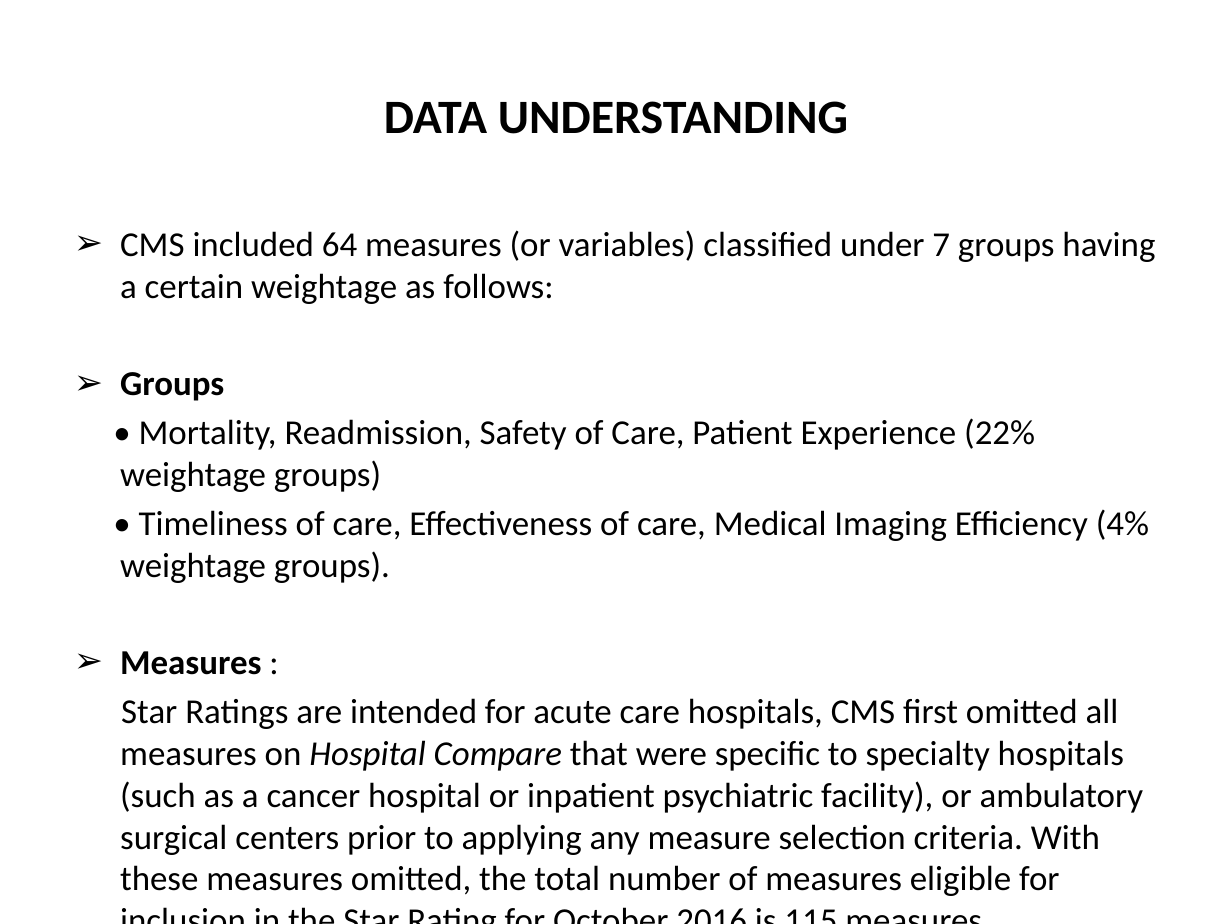
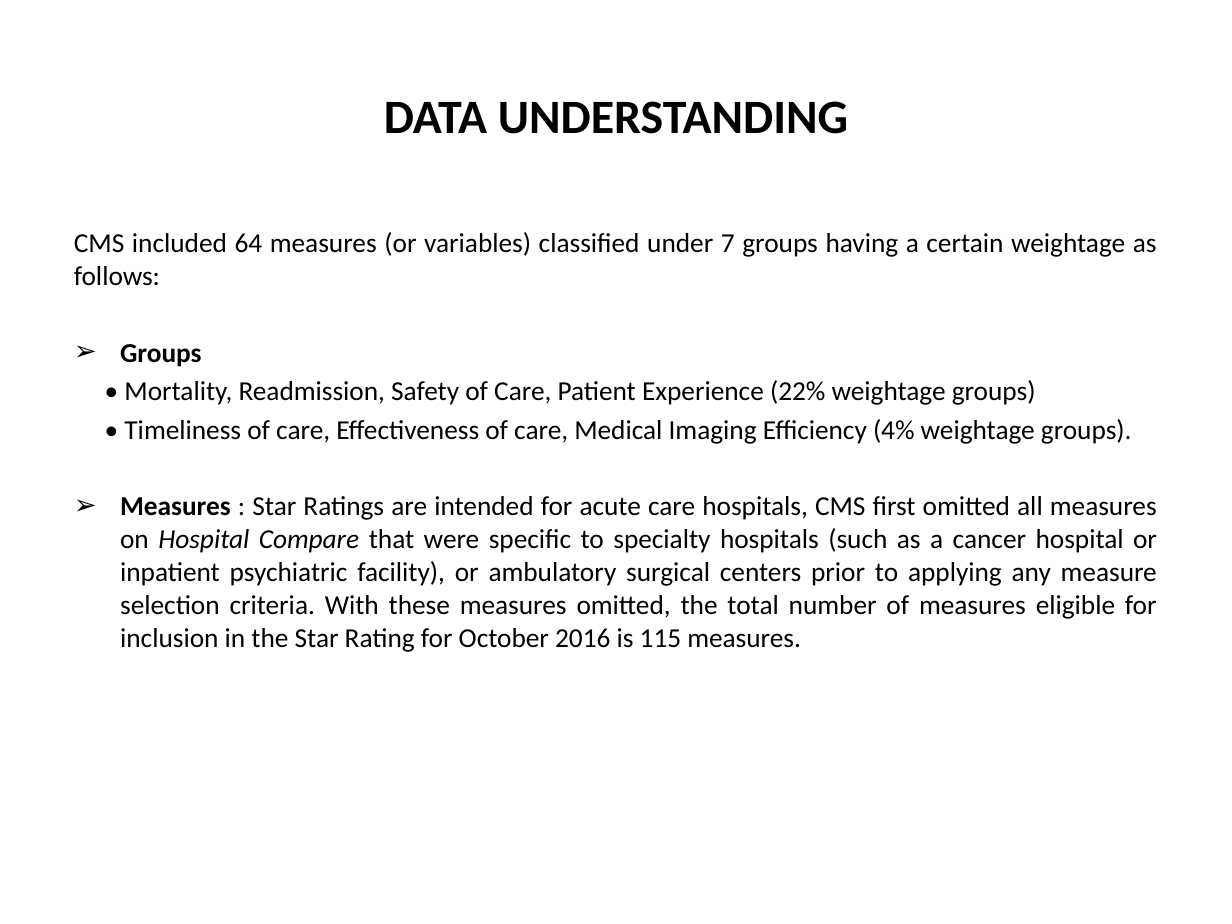
Before and after one commit to Prathyusha-Akundi/CMS_Hospital_Rating, a slide deck: slide 4 of CMS STAR-RATING.pptx. Drawn at 1232x924 pixels with LibreOffice and Linux fonts; fonts in the diff are those of the drawing. Boxes give left, top, right and bottom in pixels: in the first picture for what was removed or moved away, otherwise in the second. Text is boxed around its words. In the diff, an @@ line names an element or a change of style, - is before the commit and + after.

Commit message:
formatting

```diff
--- a/CMS STAR-RATING.pptx
+++ b/CMS STAR-RATING.pptx
@@ text at [74,232,1157,444]: size 20.4 to 16 pt in "CMS included 64 measures (or variables) classified ...", "Groups", "• Mortality, Readmission, Safety of Care, Patient ...", "• Timeliness of care, Effectiveness of care, ..."; alignment left to justified; bullet ➢ to none @@
@@ text at [120,496,1157,652]: text changed; size 20.4 to 16 pt @@
-➢ Measures :
-Star Ratings are intended for acute care hospitals, CMS first omitted all measures on Hospital Compare that were specific to specialty hospitals (such as a cancer hospital or inpatient psychiatric facility), or ambulatory surgical centers prior to applying any measure selection criteria. With these measures omitted, the total number of measures eligible for inclusion in the Star Rating for October 2016 is 115 measures.
+➢ Measures : Star Ratings are intended for acute care hospitals, CMS first omitted all measures on Hospital Compare that were specific to specialty hospitals (such as a cancer hospital or inpatient psychiatric facility), or ambulatory surgical centers prior to applying any measure selection criteria. With these measures omitted, the total number of measures eligible for inclusion in the Star Rating for October 2016 is 115 measures.
```
Also in this commit, not shown: 11 other slides changed, 3 slides added.
